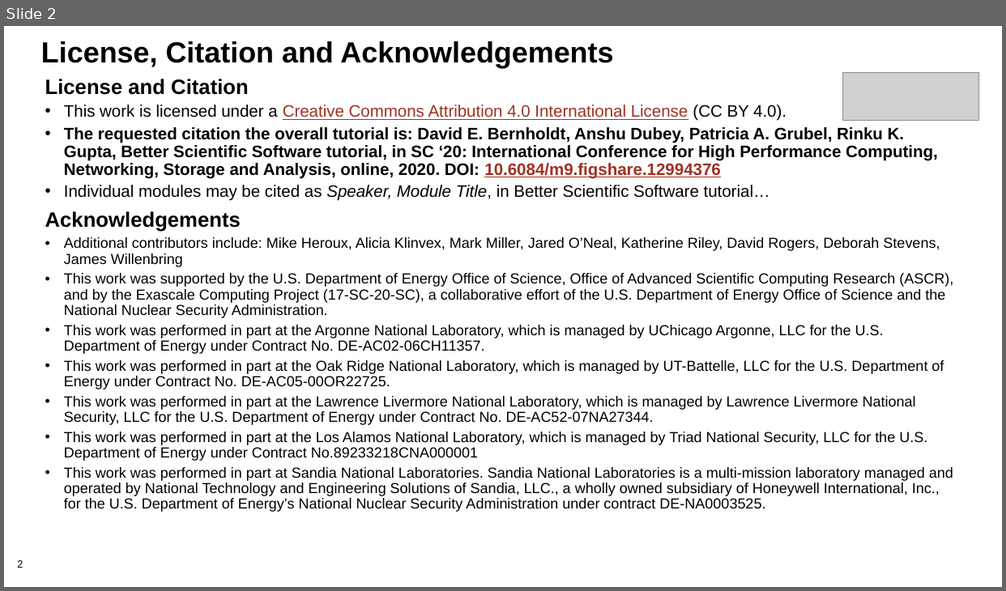
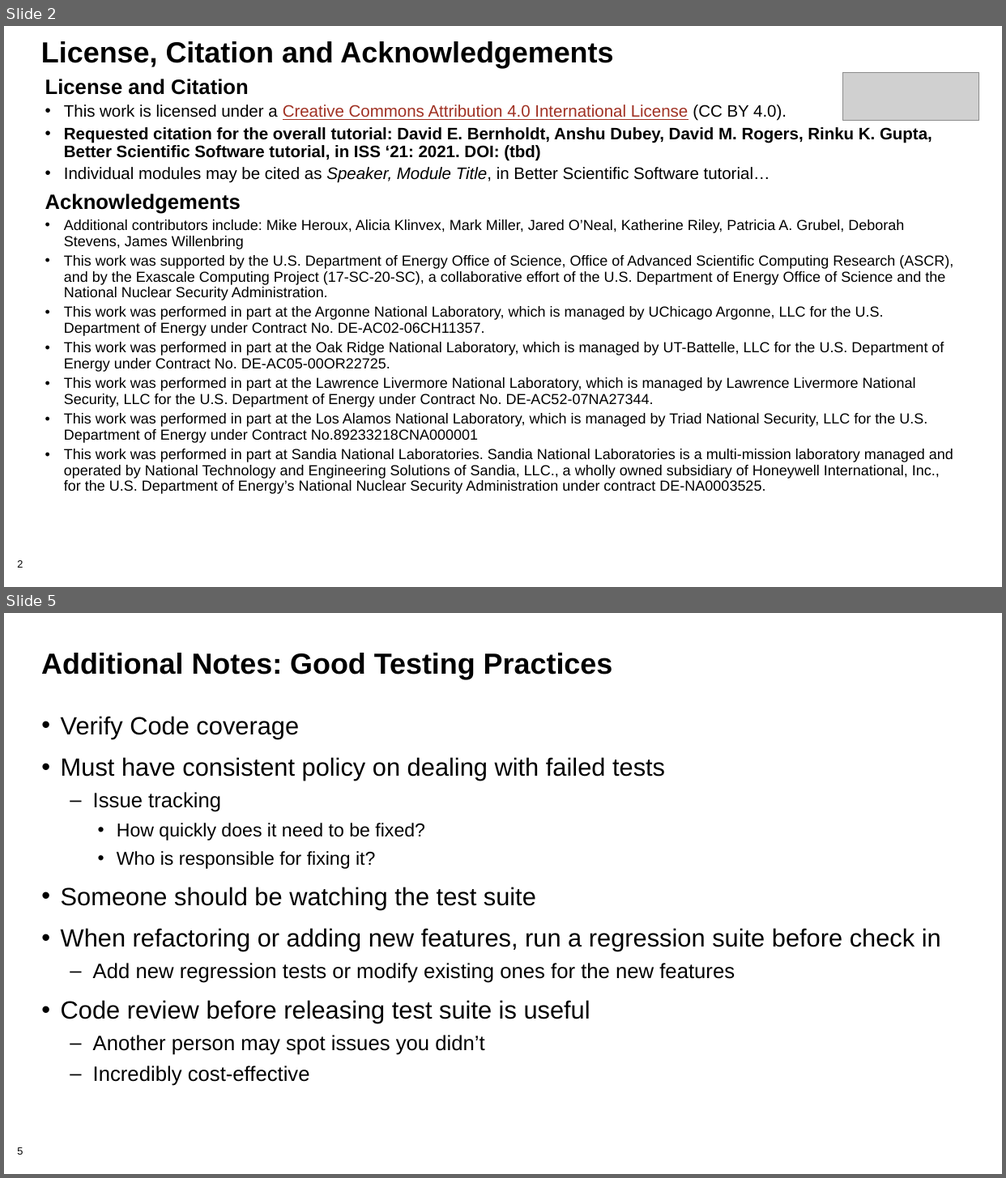
Before and after one commit to bssw-tutorial/presentations, a slide deck: final-presentations/2021-03-25-iss/06-testing2.pptx. Shown one above the other, each under a label of ours: slide 2 before the commit, slides 2 and 5 after it; the slides between them are not shown. The pictures are 1006x591 and 1006x1178 pixels, drawn with LibreOffice and Linux fonts; fonts in the diff are those of the drawing; grey boxes stand for pictures; background and template pictures are left out. Boxes give left, top, right and bottom in pixels: in the first picture for what was removed or moved away, otherwise in the second. Text is boxed around its words. In the diff, an @@ line names an element or a change of style, - is before the commit and + after.

Commit message:
Added testing talks.

```diff
--- a/final-presentations/2021-03-25-iss/06-testing2.pptx
+++ b/final-presentations/2021-03-25-iss/06-testing2.pptx
@@ slide 5 added at [4,613,1002,1174], background #FFFFFF; not listed: 1 template element that a slide beside it also shows @@
@@ title added at [41,653,613,679], 28 pt, text #000000, bold @@
+Additional Notes: Good Testing Practices
@@ text added at [61,716,941,1055], 24 pt, text #000000 @@
+• Verify Code coverage
+• Must have consistent policy on dealing with failed tests
+  – Issue tracking
+    • How quickly does it need to be fixed?
+    • Who is responsible for fixing it?
+• Someone should be watching the test suite
+• When refactoring or adding new features, run a regression suite before check in
+  – Add new regression tests or modify existing ones for the new features
+• Code review before releasing test suite is useful
+  – Another person may spot issues you didn’t
+  – Incredibly cost-effective
@@ slide 2 changed as well @@
@@ text at [64,127,932,161]: text changed @@
-• The requested citation the overall tutorial is: David E. Bernholdt, Anshu Dubey, Patricia A. Grubel, Rinku K. Gupta, Better Scientific Software tutorial, in SC ‘20: International Conference for High Performance Computing, Networking, Storage and Analysis, online, 2020. DOI: 10.6084/m9.figshare.12994376
+• Requested citation for the overall tutorial: David E. Bernholdt, Anshu Dubey, David M. Rogers, Rinku K. Gupta, Better Scientific Software tutorial, in ISS ‘21: 2021. DOI: (tbd)
@@ text at [64,220,904,250]: text changed @@
-• Additional contributors include: Mike Heroux, Alicia Klinvex, Mark Miller, Jared O’Neal, Katherine Riley, David Rogers, Deborah Stevens, James Willenbring
+• Additional contributors include: Mike Heroux, Alicia Klinvex, Mark Miller, Jared O’Neal, Katherine Riley, Patricia A. Grubel, Deborah Stevens, James Willenbring
```
Also in this commit, not shown: 7 other slides changed, 4 other slides added.
